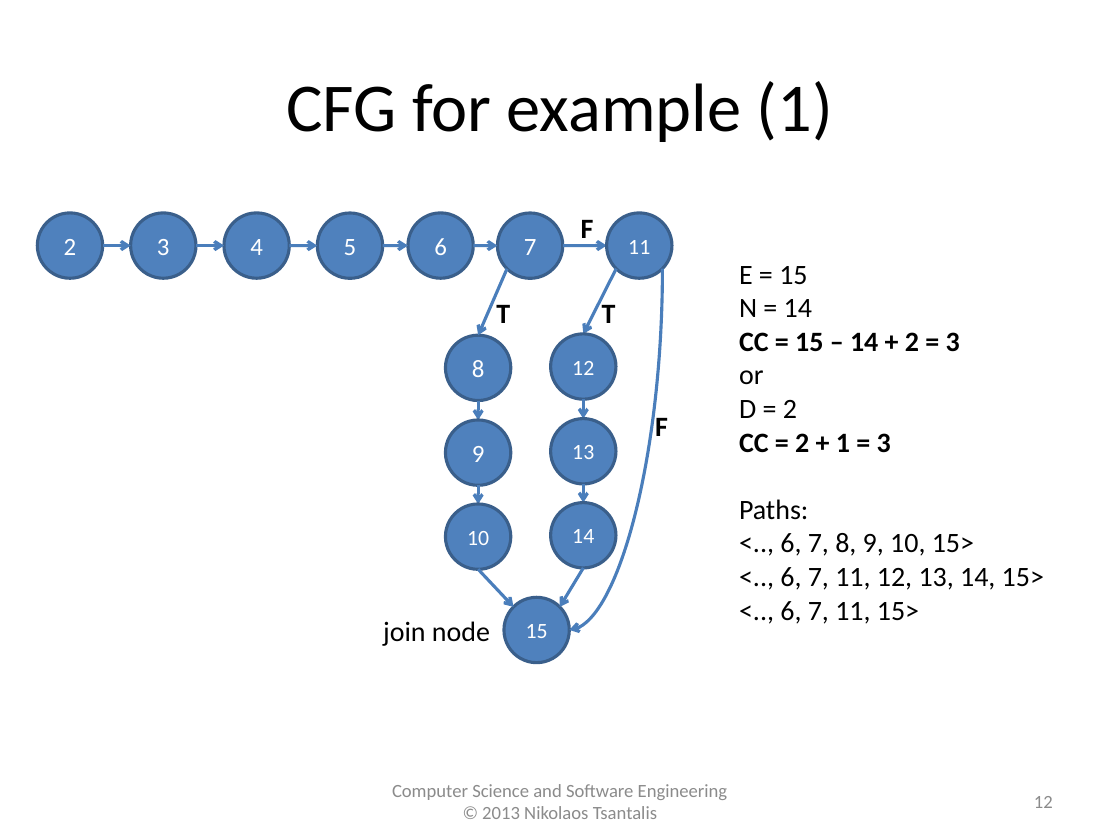
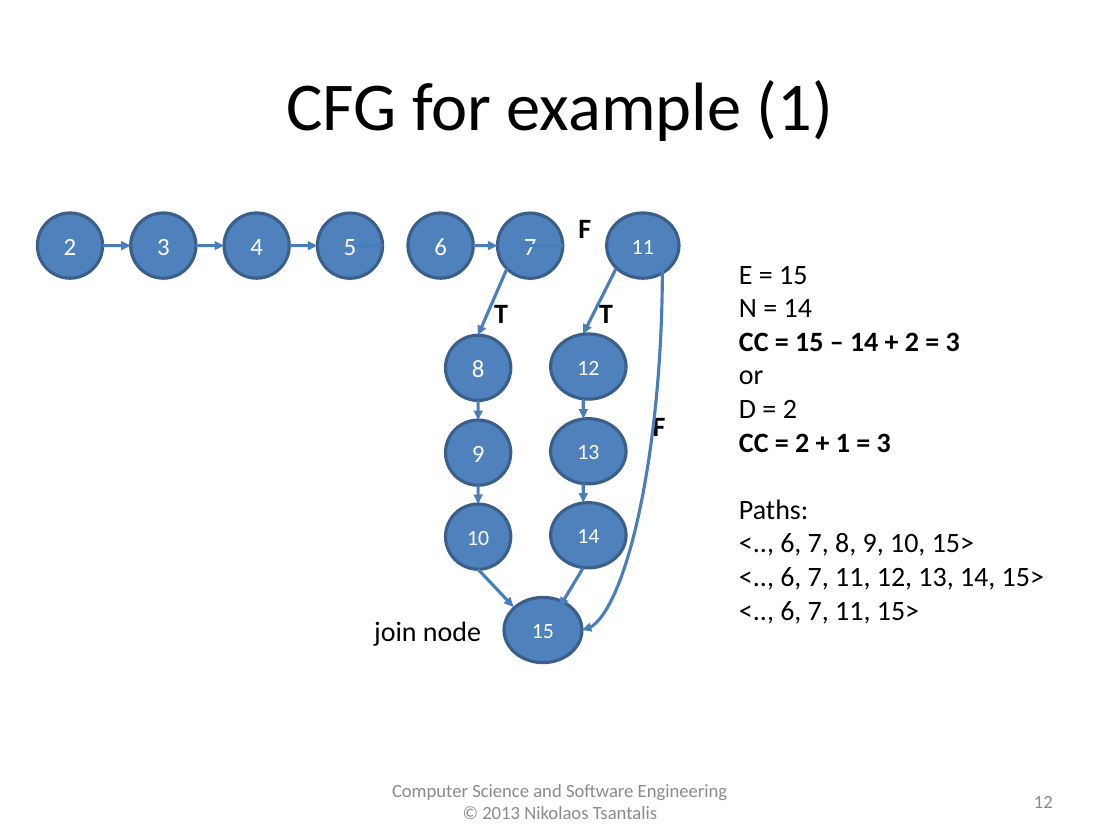
Before and after one commit to tajmilur-rahman/SOEN6611, a slide deck: slide 12 of lectures/lec2/McCabe_Complexity.pptx. Drawn at 1120x840 pixels with LibreOffice and Linux fonts; fonts in the diff are those of the drawing. Boxes give left, top, right and bottom in pixels: in the first picture for what was removed or moved away, otherwise in the second. Text is boxed around its words. In the diff, an @@ line names an element or a change of style, - is before the commit and + after.

```diff
--- a/lectures/lec2/McCabe_Complexity.pptx
+++ b/lectures/lec2/McCabe_Complexity.pptx
@@ text "F" rewrapped from (581, 220, 594, 245) to (578, 220, 591, 238) @@
@@ ellipse "11": place and size @@
-ellipse "11" at (607, 213, 672, 278)
+ellipse "11" at (607, 213, 680, 278)
@@ arrow moved from (383, 245) - (408, 245) to (383, 245) - (357, 245) @@
@@ arrow (383, 245) - (357, 245): stroke #4B7EBC 2 pt to #4A7EBB 2.01 pt; arrowheads changed @@
@@ arrow (507, 269) - (478, 335): stroke #4B7EBC 2 pt to #4A7EBB 2.01 pt; arrowheads changed @@
@@ arrow moved from (563, 245) - (607, 245) to (563, 245) - (519, 245) @@
@@ arrow (563, 245) - (519, 245): stroke #4B7EBC 2 pt to #4A7EBB 2.01 pt; arrowheads changed @@
@@ curved arrow moved from (662, 269) - (569, 631) to (662, 269) - (582, 629) @@
@@ curved arrow (662, 269) - (582, 629): stroke #4B7EBC 2 pt to #4A7EBB 2.01 pt; arrowheads changed @@
@@ arrow (616, 269) - (584, 334): stroke #4B7EBC 2 pt to #4A7EBB 2.01 pt; arrowheads changed @@
@@ text "T" rewrapped from (496, 305, 510, 323) to (494, 300, 508, 323) @@
@@ text "T" rewrapped from (602, 305, 616, 323) to (599, 300, 613, 323) @@
@@ ellipse "12": place and size @@
-ellipse "12" at (551, 334, 616, 399)
+ellipse "12" at (551, 334, 626, 399)
@@ ellipse "13": place and size @@
-ellipse "13" at (551, 419, 616, 484)
+ellipse "13" at (551, 419, 626, 484)
@@ text "F" rewrapped from (655, 418, 668, 436) to (653, 413, 666, 439) @@
@@ ellipse "14": place and size @@
-ellipse "14" at (551, 503, 616, 568)
+ellipse "14" at (551, 503, 626, 568)
@@ arrow (478, 569) - (514, 607): stroke #4B7EBC 2 pt to #4A7EBB 2.01 pt; arrowheads changed @@
@@ arrow (584, 568) - (560, 607): stroke #4B7EBC 2 pt to #4A7EBB 2.01 pt; arrowheads changed @@
@@ outline #3A5F8C 2 pt to #3A5F8B 2.01 pt in 7 elements at (497, 213, 562, 278), (408, 213, 473, 278), (607, 213, 680, 278), (551, 334, 626, 399), (551, 419, 626, 484), (551, 503, 626, 568), (504, 597, 582, 662) @@
@@ ellipse "15": place and size @@
-ellipse "15" at (504, 597, 569, 662)
+ellipse "15" at (504, 597, 582, 662)
@@ text "join node": place and size @@
-text "join node" at (383, 621, 490, 646)
+text "join node" at (374, 621, 481, 646)
@@ text "Computer Science and Software Engineering" at (392, 784, 728, 819): text colour #8C8C8C to #8B8B8B @@
```
Also in this commit, not shown: 14 other slides changed, 3 other files.
